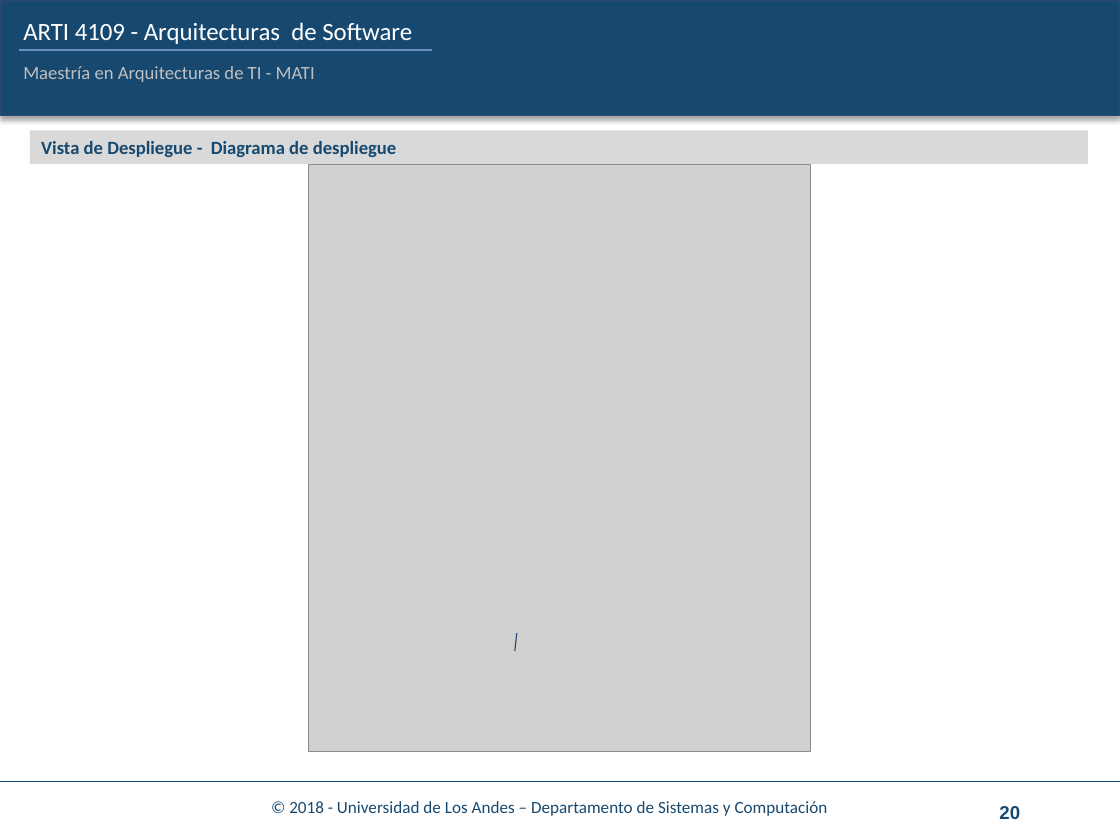
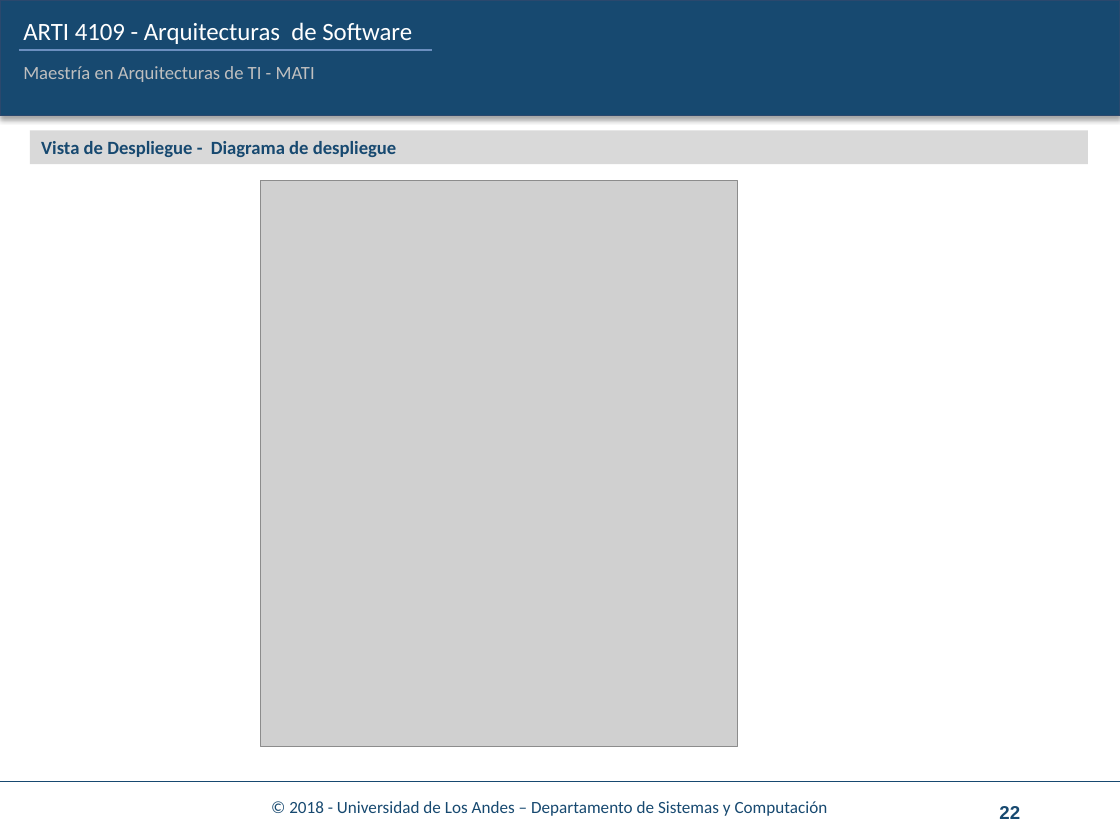
Before and after one commit to juanforo31/Reto1_ASRs_Grupo5, a slide deck: slide 22 of Cuaderno_trabajo/ARTI-4109-4-CuadernoTrabajo-Reto1_desarrollo.pptx (slide 20 before the commit). Drawn at 1120x840 pixels with LibreOffice and Linux fonts; fonts in the diff are those of the drawing; grey boxes stand for pictures; background and template pictures are left out. Boxes give left, top, right and bottom in pixels: in the first picture for what was removed or moved away, otherwise in the second. Text is boxed around its words. In the diff, an @@ line names an element or a change of style, - is before the commit and + after.

```diff
--- a/Cuaderno_trabajo/ARTI-4109-4-CuadernoTrabajo-Reto1_desarrollo.pptx
+++ b/Cuaderno_trabajo/ARTI-4109-4-CuadernoTrabajo-Reto1_desarrollo.pptx
@@ picture: place and size @@
-picture at (308, 165, 810, 752)
+picture at (260, 180, 737, 746)
@@ line removed from (516, 633) to (515, 651) @@
@@ page number at (999, 806, 1020, 819): text changed @@
-20
+22
```
Also in this commit, not shown: 3 other slides changed, 1 slide removed, 7 other files.
